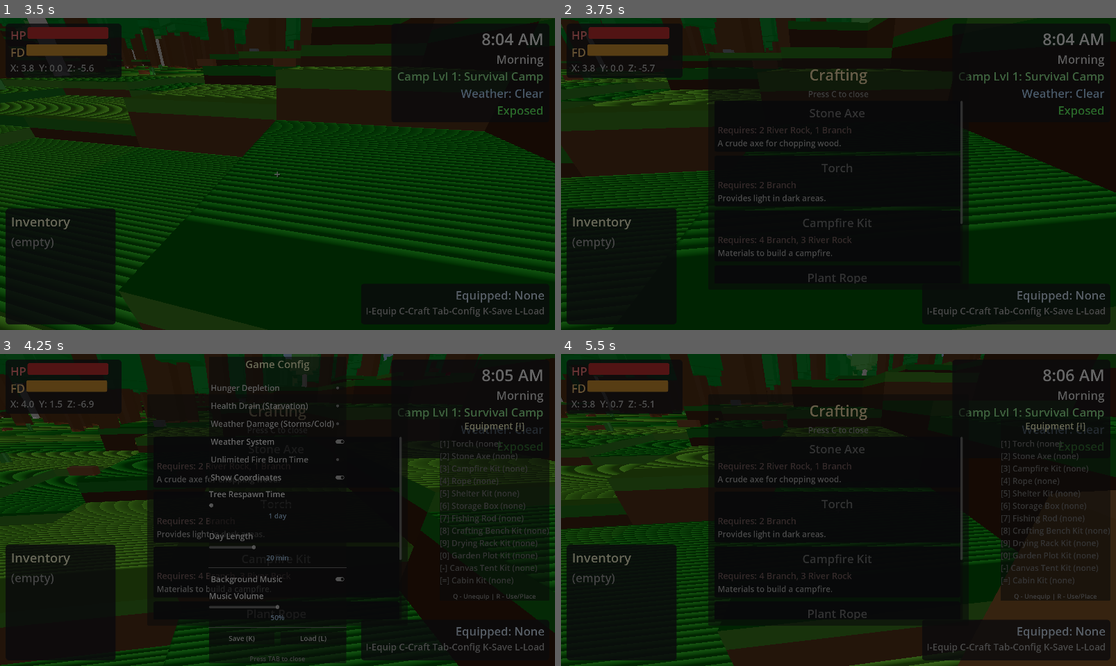
Above: before the commit, frames 1-4 (two rows, left to right).
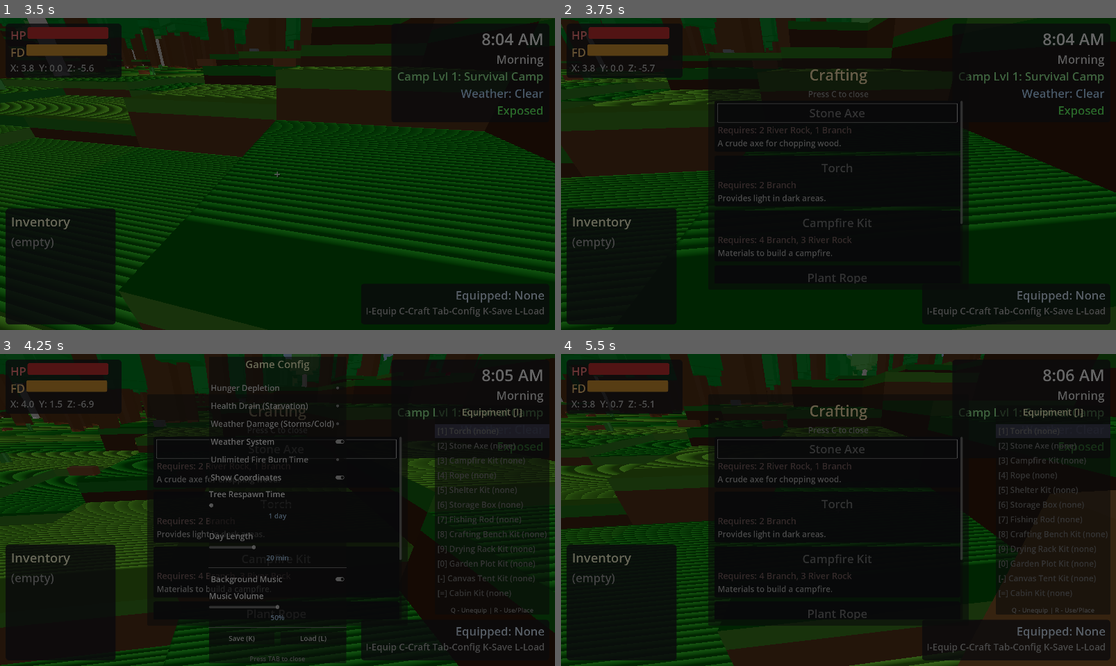
Above: after the commit, the same moments.

Repository: adchamberlain/into-the-wild
Game: Godot game, scene res://scenes/main.tscn
The game is run twice, just before and just after one commit, with the same random seed, the same clock (stepped at 60 frames per second) and the same inputs.
Inputs (mouse positions are in pixels of both pictures, inside the frame that each line leads up to):
- Up to frame 1 (3.5 s): tap Enter at 0.5 s; move the mouse to (305, 174) at 0.52 s; hold W (move_forward) 0.53-1.25 s; hold F (eat) 0.53-1.25 s; tap Space (jump) at 0.77, 2, 3.02 s; tap Tab at 0.8, 2.3 s; drag from (166, 189) to (249, 236) at 1.27 s; move the mouse to (333, 105) at 2.02 s; hold D (move_right) 2.03-2.78 s; hold F (eat) 2.03-2.78 s; move the mouse to (271, 180) at 2.77 s; hold W (move_forward) from 2.78 s (still down); tap E (interact) at 2.85 s; tap F (eat) at 3.05 s
- Up to frame 2 (3.75 s): keep holding W (move_forward); move the mouse to (877, 177) at 3.52 s; hold C (open_crafting) from 3.53 s (still down)
- Up to frame 3 (4.25 s): keep holding W (move_forward); keep holding C (open_crafting); tap Space (jump) at 3.77 s; tap Tab at 3.8 s; tap I (open_inventory) at 4.15 s
- Up to frame 4 (5.5 s): release W (move_forward) at 4.25 s; release C (open_crafting) at 4.25 s; drag from (672, 463) to (755, 432) at 4.27 s; move the mouse to (866, 510) at 5.02 s; hold S (move_backward) from 5.03 s (still down); hold Q (unequip) from 5.03 s (still down); click (866, 510) at 5.17 s; tap Tab at 5.3 s

Frame 1 is identical in both runs. In frame 2, 0.2% of the frame differs, in the area x 28-72%, y 27-34%; in frame 3, 2.9%; in frame 4, 3.9%, in the area x 28-99%, y 17-84%.

Commit message:
Add D-pad navigation to crafting and equipment menus
Crafting menu:
- D-pad up/down navigates through recipes
- Cross (X) button crafts the focused recipe
- First recipe focused when menu opens

Equipment menu:
- D-pad up/down navigates through items
- Cross (X) button equips the focused item
- Visual highlight shows current selection

Co-Authored-By: Claude Opus 4.5 <noreply@anthropic.com>

Diff:
--- a/scripts/ui/crafting_ui.gd
+++ b/scripts/ui/crafting_ui.gd
@@ -21,6 +21,10 @@
 
 # Track recipe buttons for updates
 var recipe_buttons: Dictionary = {}
+
+# Track focused recipe for controller navigation
+var focused_recipe_index: int = 0
+var recipe_button_list: Array[Button] = []  # Ordered list for navigation
 
 
 func _ready() -> void:
@@ -59,10 +63,31 @@
 		_toggle_crafting()
 		return
 
+	# Only handle other inputs when menu is open
+	if not is_open:
+		return
+
 	# Close crafting menu with cancel action when open
-	if is_open and event.is_action_pressed("ui_cancel"):
+	if event.is_action_pressed("ui_cancel"):
 		toggle_crafting_menu(false)
 		get_viewport().set_input_as_handled()
+		return
+
+	# D-pad navigation
+	if event.is_action_pressed("ui_down"):
+		_navigate_recipes(1)
+		get_viewport().set_input_as_handled()
+		return
+	if event.is_action_pressed("ui_up"):
+		_navigate_recipes(-1)
+		get_viewport().set_input_as_handled()
+		return
+
+	# Cross button (ui_accept) to craft focused recipe
+	if event.is_action_pressed("ui_accept"):
+		_craft_focused_recipe()
+		get_viewport().set_input_as_handled()
+		return
 
 
 func _toggle_crafting() -> void:
@@ -86,6 +111,8 @@
 		# Show cursor for clicking
 		Input.set_mouse_mode(Input.MOUSE_MODE_VISIBLE)
 		_refresh_recipe_list()
+		# Focus first recipe button for controller navigation
+		_focus_first_recipe()
 	else:
 		at_bench = false
 		# Re-capture mouse for gameplay
@@ -97,6 +124,8 @@
 	for child in recipe_list.get_children():
 		child.queue_free()
 	recipe_buttons.clear()
+	recipe_button_list.clear()
+	focused_recipe_index = 0
 
 	if not crafting_system:
 		return
@@ -145,8 +174,10 @@
 		button.add_theme_font_override("font", HUD_FONT)
 		button.add_theme_font_size_override("font_size", 40)
 		button.pressed.connect(_on_craft_pressed.bind(recipe_id))
+		button.focus_mode = Control.FOCUS_ALL  # Allow focus for controller navigation
 		container.add_child(button)
 		recipe_buttons[recipe_id] = button
+		recipe_button_list.append(button)
 
 		# Ingredients label
 		var ingredients_text: String = "Requires: "
@@ -194,3 +225,41 @@
 func _on_inventory_changed() -> void:
 	if is_open:
 		_refresh_recipe_list()
+
+
+## Focus the first recipe button (called when menu opens).
+func _focus_first_recipe() -> void:
+	# Use call_deferred since buttons were just created
+	call_deferred("_do_focus_first_recipe")
+
+
+func _do_focus_first_recipe() -> void:
+	if not recipe_button_list.is_empty():
+		focused_recipe_index = 0
+		recipe_button_list[0].grab_focus()
+
+
+## Navigate through recipe list with D-pad.
+func _navigate_recipes(direction: int) -> void:
+	if recipe_button_list.is_empty():
+		return
+
+	focused_recipe_index = (focused_recipe_index + direction) % recipe_button_list.size()
+	if focused_recipe_index < 0:
+		focused_recipe_index = recipe_button_list.size() - 1
+
+	# Focus the button (this also scrolls it into view)
+	var button: Button = recipe_button_list[focused_recipe_index]
+	button.grab_focus()
+
+
+## Craft the currently focused recipe.
+func _craft_focused_recipe() -> void:
+	if recipe_button_list.is_empty():
+		return
+
+	if focused_recipe_index >= 0 and focused_recipe_index < recipe_button_list.size():
+		var button: Button = recipe_button_list[focused_recipe_index]
+		if not button.disabled:
+			# Emit the pressed signal to trigger crafting
+			button.pressed.emit()
--- a/scripts/ui/equipment_menu.gd
+++ b/scripts/ui/equipment_menu.gd
@@ -35,6 +35,10 @@
 # Cached labels for each slot
 var slot_labels: Dictionary = {}
 
+# Controller navigation
+var focused_slot_index: int = 0
+var slot_panels: Array[PanelContainer] = []  # For highlighting focused item
+
 
 func _ready() -> void:
 	# Get player reference
@@ -64,14 +68,27 @@
 	for child in item_list.get_children():
 		child.queue_free()
 	slot_labels.clear()
-
-	# Create a label for each slot
+	slot_panels.clear()
+
+	# Create a panel with label for each slot (panel allows highlight for controller nav)
 	for slot in EQUIPMENT_SLOTS:
+		var item_panel: PanelContainer = PanelContainer.new()
+		var style: StyleBoxFlat = StyleBoxFlat.new()
+		style.bg_color = Color(0, 0, 0, 0)  # Transparent by default
+		style.content_margin_left = 8
+		style.content_margin_right = 8
+		style.content_margin_top = 4
+		style.content_margin_bottom = 4
+		item_panel.add_theme_stylebox_override("panel", style)
+
 		var label: Label = Label.new()
 		label.add_theme_font_override("font", HUD_FONT)
 		label.add_theme_font_size_override("font_size", 28)
-		item_list.add_child(label)
+		item_panel.add_child(label)
+
+		item_list.add_child(item_panel)
 		slot_labels[slot["type"]] = label
+		slot_panels.append(item_panel)
 
 	# Update display
 	_update_display()
@@ -138,10 +155,31 @@
 		get_viewport().set_input_as_handled()
 		return
 
+	# Only handle other inputs when menu is open
+	if not is_visible:
+		return
+
 	# Close menu with cancel action when open
-	if is_visible and event.is_action_pressed("ui_cancel"):
+	if event.is_action_pressed("ui_cancel"):
 		toggle_menu()
 		get_viewport().set_input_as_handled()
+		return
+
+	# D-pad navigation
+	if event.is_action_pressed("ui_down"):
+		_navigate_slots(1)
+		get_viewport().set_input_as_handled()
+		return
+	if event.is_action_pressed("ui_up"):
+		_navigate_slots(-1)
+		get_viewport().set_input_as_handled()
+		return
+
+	# Cross button (ui_accept) to equip focused item
+	if event.is_action_pressed("ui_accept"):
+		_equip_focused_slot()
+		get_viewport().set_input_as_handled()
+		return
 
 
 func toggle_menu() -> void:
@@ -149,7 +187,9 @@
 	panel.visible = is_visible
 
 	if is_visible:
-		_update_display()
+		focused_slot_index = 0
+		_update_display()
+		_update_focus_highlight()
 
 
 func _on_inventory_changed() -> void:
@@ -165,3 +205,42 @@
 func _on_item_unequipped(_item_type: String) -> void:
 	if is_visible:
 		_update_display()
+
+
+## Navigate through equipment slots with D-pad.
+func _navigate_slots(direction: int) -> void:
+	if slot_panels.is_empty():
+		return
+
+	focused_slot_index = (focused_slot_index + direction) % slot_panels.size()
+	if focused_slot_index < 0:
+		focused_slot_index = slot_panels.size() - 1
+
+	_update_focus_highlight()
+
+
+## Update visual highlight on focused slot.
+func _update_focus_highlight() -> void:
+	for i: int in range(slot_panels.size()):
+		var panel: PanelContainer = slot_panels[i]
+		var style: StyleBoxFlat = panel.get_theme_stylebox("panel").duplicate()
+		if i == focused_slot_index:
+			style.bg_color = Color(0.3, 0.3, 0.4, 0.8)  # Highlighted
+		else:
+			style.bg_color = Color(0, 0, 0, 0)  # Transparent
+		panel.add_theme_stylebox_override("panel", style)
+
+
+## Equip the currently focused item.
+func _equip_focused_slot() -> void:
+	if focused_slot_index < 0 or focused_slot_index >= EQUIPMENT_SLOTS.size():
+		return
+
+	var slot: Dictionary = EQUIPMENT_SLOTS[focused_slot_index]
+	var slot_type: String = slot["type"]
+
+	# Check if we have the item
+	if inventory and inventory.get_item_count(slot_type) > 0:
+		if equipment and equipment.has_method("equip"):
+			equipment.equip(slot_type)
+			_update_display()
Not shown, changed: DEV_LOG.md
